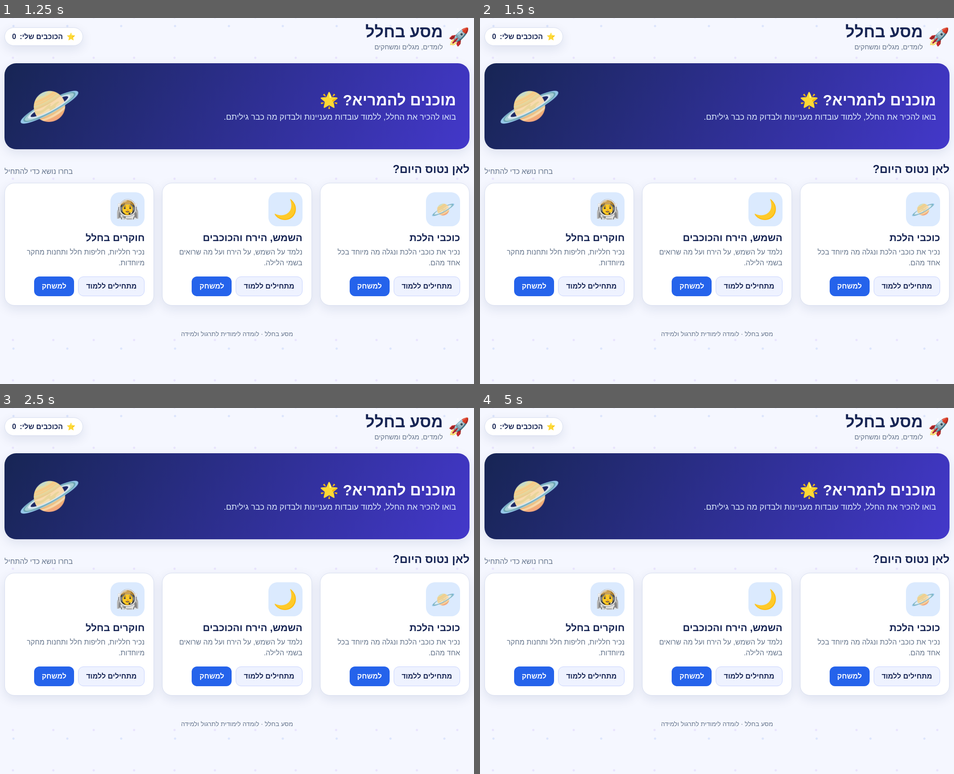
Above: before the commit, frames 1-4 (two rows, left to right).
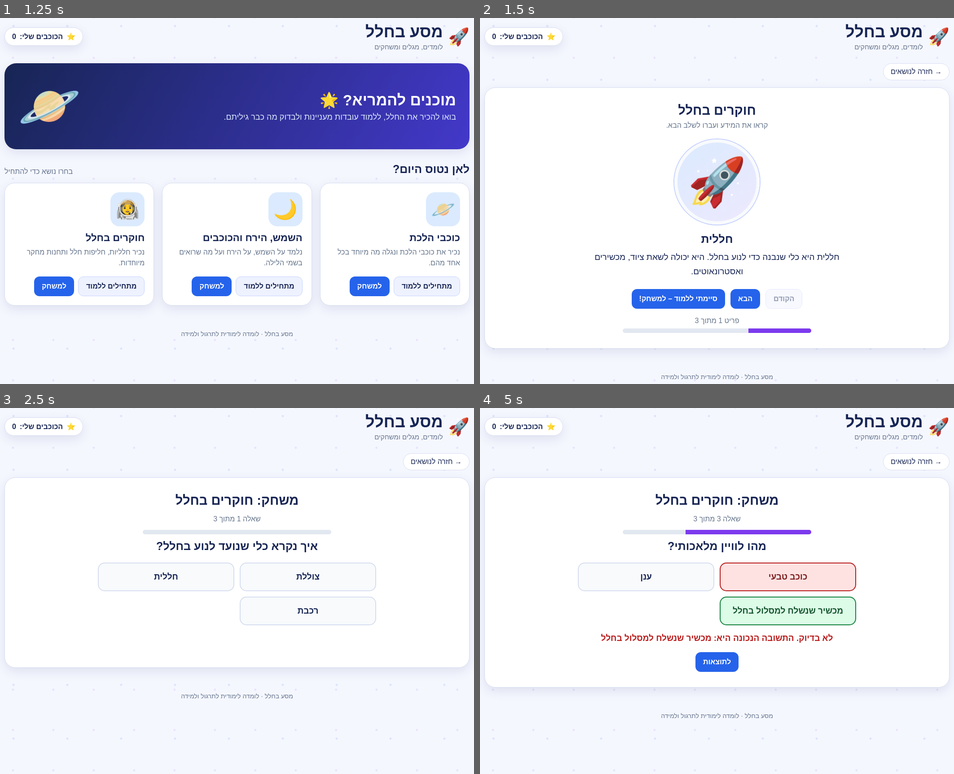
Above: after the commit, the same moments.

Repository: Rachelyaada/play_kid
Page: browser page index.html
Same seed, same stepped clock (60 frames per second), same inputs: the page is run once before the commit and once after it.
Inputs (mouse positions are in pixels of both pictures, inside the frame that each line leads up to):
- Up to frame 1 (1.25 s): no input
- Up to frame 2 (1.5 s): click "מתחילים ללמוד" at 1.27 s
- Up to frame 3 (2.5 s): click (436, 462) at 1.87 s, where only the run after the commit has a clickable "→ חזרה לנושאים"; click "למשחק" at 2.47 s
- Up to frame 4 (5 s): click (788, 609) at 3.07 s, where only the run after the commit has a clickable "רכבת"; click (717, 660) at 3.67 s, where only the run after the commit has a clickable "לשאלה הבאה"; click (788, 609) at 4.27 s, where only the run after the commit has a clickable "טבח"; click (717, 660) at 4.52 s, where only the run after the commit has a clickable "לשאלה הבאה"; click (788, 576) at 4.87 s, where only the run after the commit has a clickable "כוכב טבעי"

Frame 1 is identical in both runs. In frame 2, 31% of the frame differs, in the area x 0-100%, y 12-99%; in frame 3, 29%; in frame 4, 34%, in the area x 0-100%, y 12-88%.
Error before the commit: SyntaxError: Invalid left-hand side in assignment

Commit message:
Fix JavaScript syntax error

Diff:
--- a/index.html
+++ b/index.html
@@ -344,7 +344,7 @@
         button.className = "answer";
         button.textContent = answer;
         button.dataset.answerIndex = String(index);
-        button.dataset-testid = `answer-${index + 1}`;
+        button.setAttribute("data-testid", `answer-${index + 1}`);
         button.addEventListener("click", () => chooseAnswer(index, button));
         $("answer-list").appendChild(button);
       });
